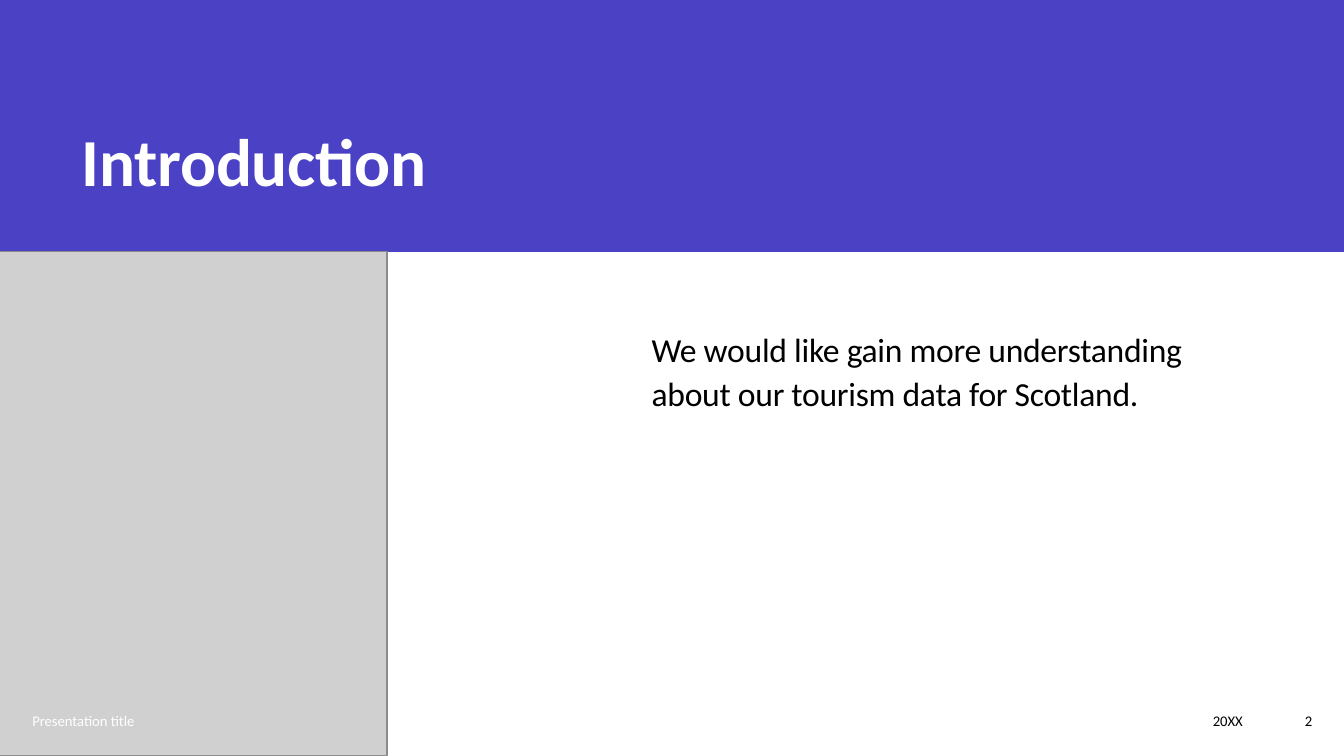
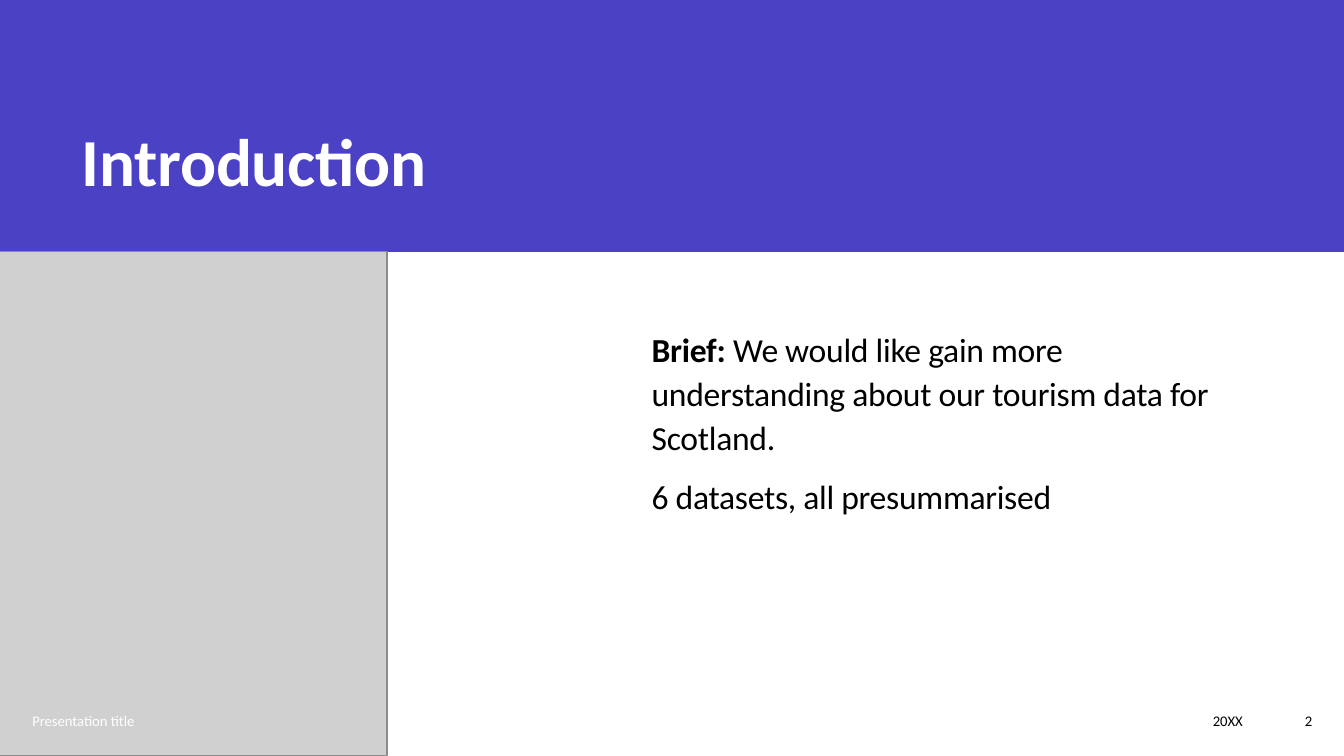
Before and after one commit to neilplenderleith/final_project_visit_scotland, a slide deck: slide 2 of Presentation/final_project_presentation.pptx. Drawn at 1344x756 pixels with LibreOffice and Linux fonts; fonts in the diff are those of the drawing; grey boxes stand for pictures. Boxes give left, top, right and bottom in pixels: in the first picture for what was removed or moved away, otherwise in the second. Text is boxed around its words. In the diff, an @@ line names an element or a change of style, - is before the commit and + after.

```diff
--- a/Presentation/final_project_presentation.pptx
+++ b/Presentation/final_project_presentation.pptx
@@ text at box(652, 338, 1208, 515): text changed @@
-We would like gain more understanding about our tourism data for Scotland.
+Brief: We would like gain more understanding about our tourism data for Scotland.
+6 datasets, all presummarised
```
Also in this commit, not shown: 3 other slides changed, 1 slide added, 10 slides removed, 2 other files.
